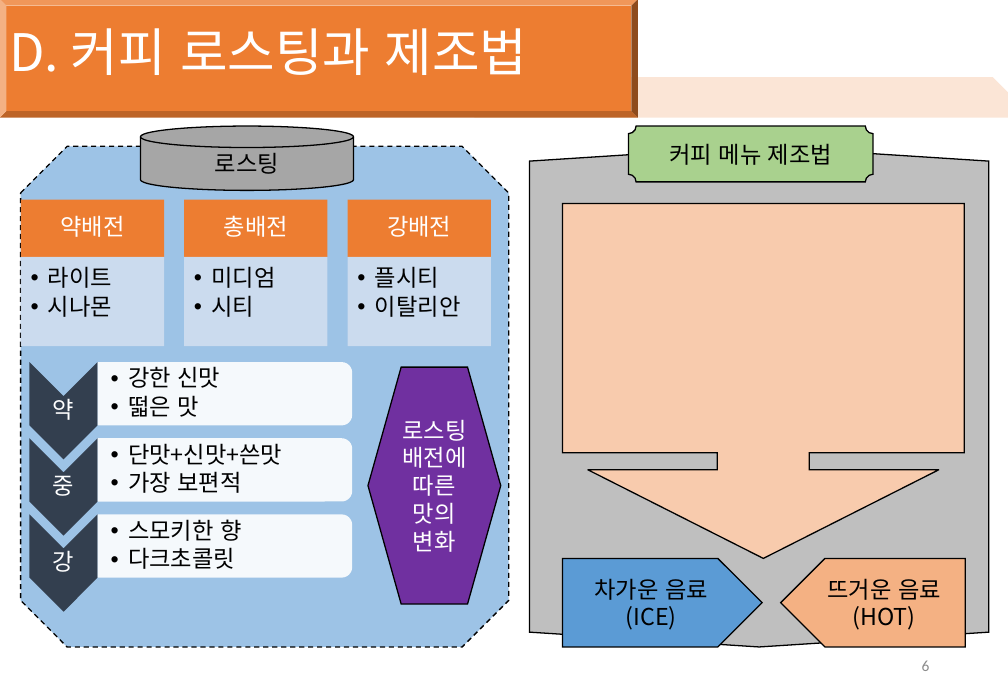
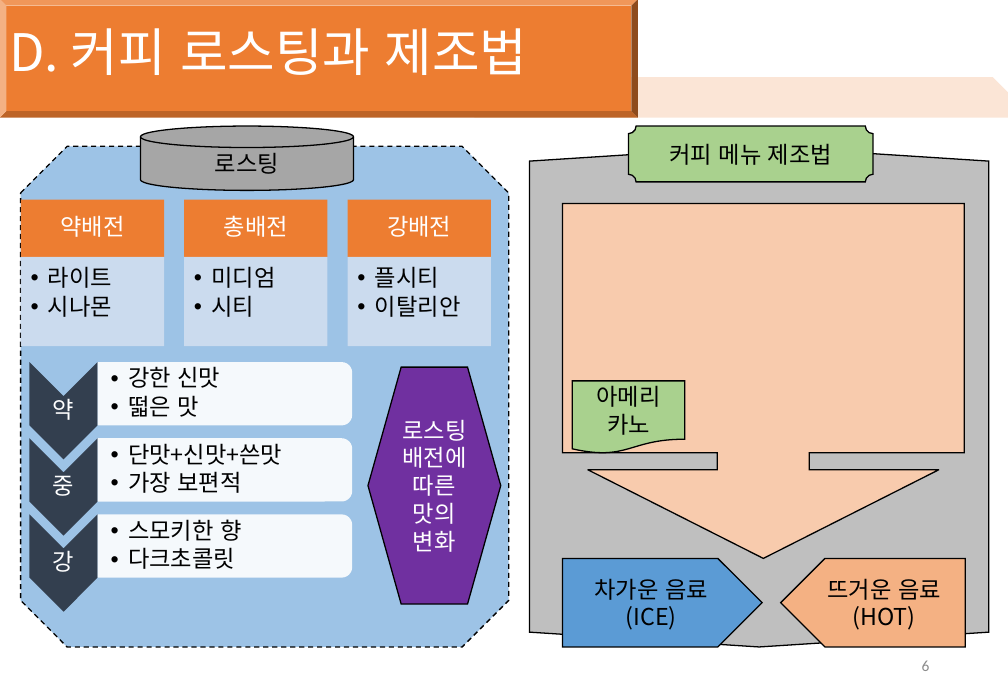
Before and after one commit to mjs0711/mjs, a slide deck: slide 6 of 프레젠테이션1.pptx11212-민지성.pptx. Drawn at 1008x698 pixels with LibreOffice and Linux fonts; fonts in the diff are those of the drawing; background and template pictures are left out. Boxes give left, top, right and bottom in pixels: in the first picture for what was removed or moved away, otherwise in the second. Text is boxed around its words. In the diff, an @@ line names an element or a change of style, - is before the commit and + after.

```diff
--- a/프레젠테이션1.pptx11212-민지성.pptx
+++ b/프레젠테이션1.pptx11212-민지성.pptx
@@ flow chart document added at bbox=[572, 381, 685, 453], fill #A9D18E, outline #000000 1 pt, 18 pt, text #000000 @@
+아메리
+카노
```
